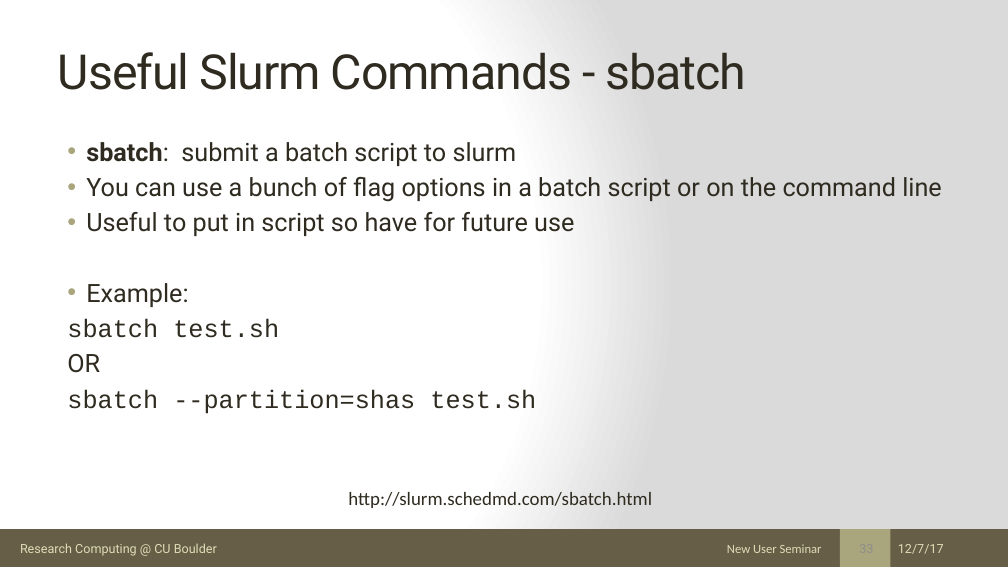
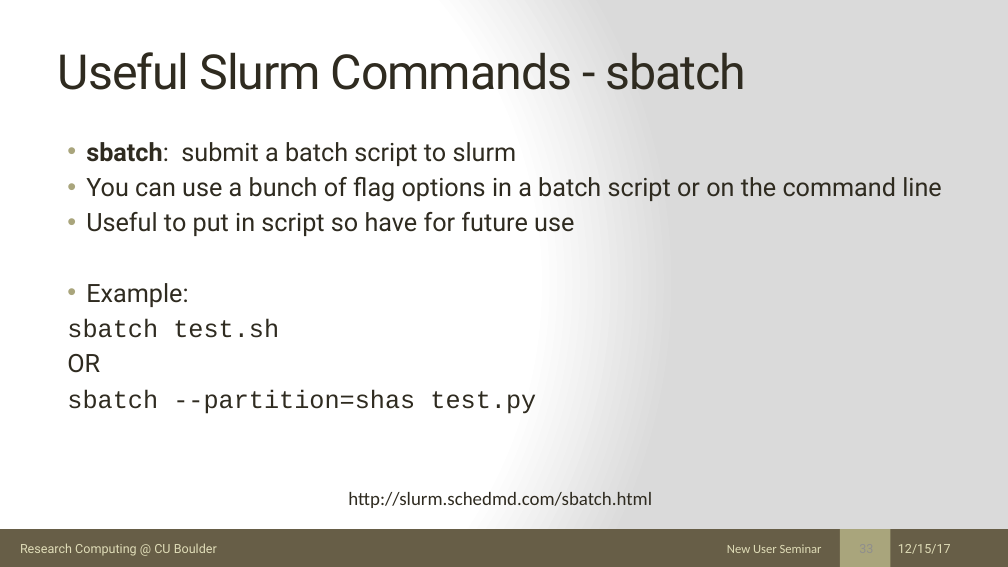
Before and after one commit to ResearchComputing/New_User_Seminar, a slide deck: slide 33 of rc_new_user_seminar_2017.pptx. Drawn at 1008x567 pixels with LibreOffice and Linux fonts; fonts in the diff are those of the drawing. Boxes give left, top, right and bottom in pixels: in the first picture for what was removed or moved away, otherwise in the second. Text is boxed around its words. In the diff, an @@ line names an element or a change of style, - is before the commit and + after.

Commit message:
Updates

```diff
--- a/rc_new_user_seminar_2017.pptx
+++ b/rc_new_user_seminar_2017.pptx
@@ text at (67, 389, 536, 414): text changed @@
-sbatch --partition=shas test.sh
+sbatch --partition=shas test.py
@@ text at (898, 544, 951, 554): text changed @@
-12/7/17
+12/15/17
```
Also in this commit, not shown: 54 other slides changed.
